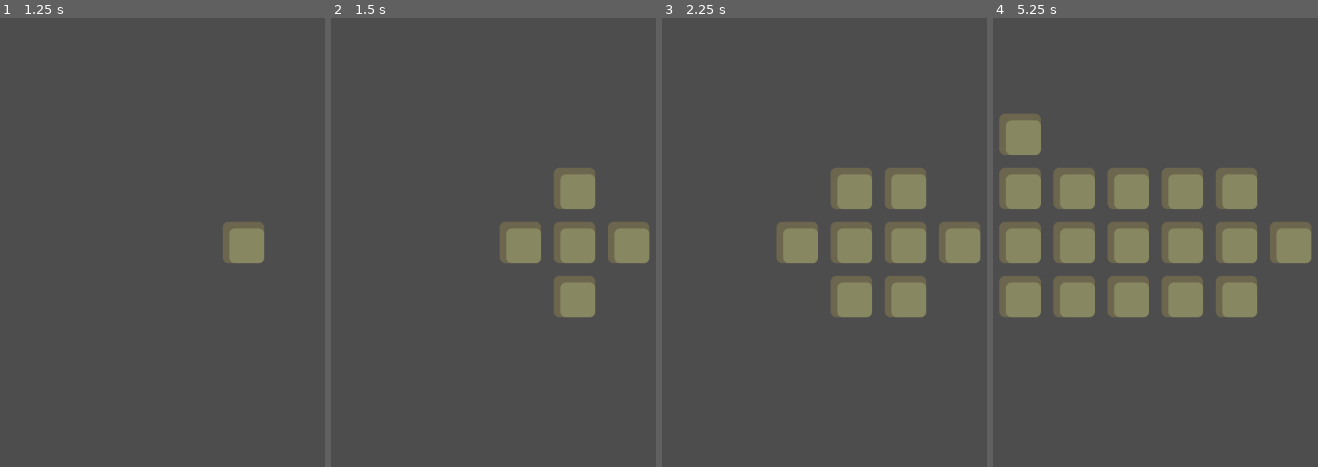
Above: before the commit, frames 1-4 (left to right).
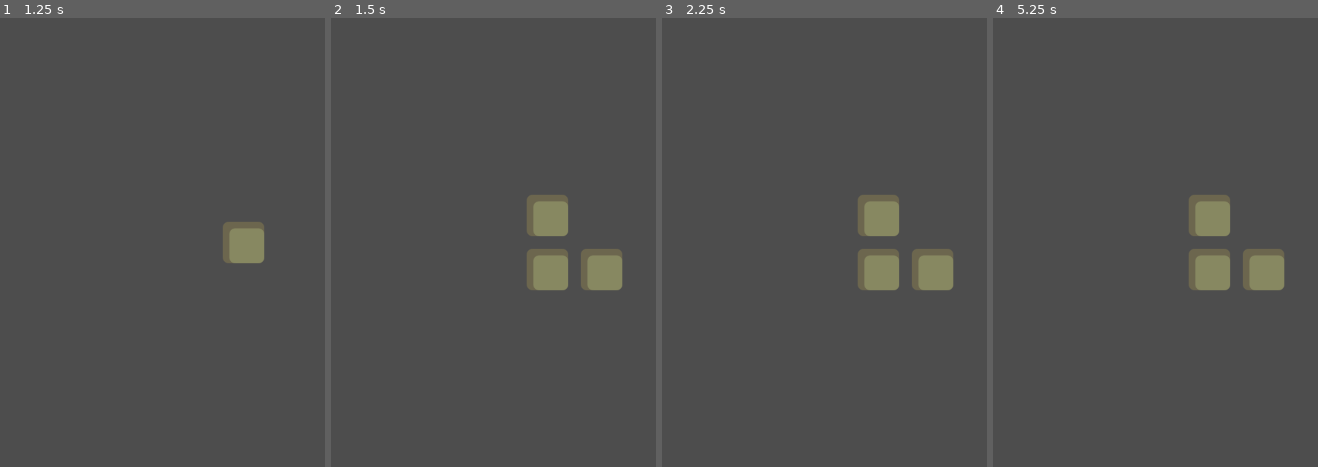
Above: after the commit, the same moments.

Repository: jiexdrop/run-reset
Game: Godot game, scene res://scenes/init.tscn
Same seed, same stepped clock (60 frames per second), same inputs: the game is played once before the commit and once after it.
Inputs (mouse positions are in pixels of both pictures, inside the frame that each line leads up to):
- Up to frame 1 (1.25 s): click "New Game" at 0.5 s
- Up to frame 2 (1.5 s): tap Enter at 1.25 s; move the mouse to (574, 242) at 1.27 s; click (574, 242) at 1.42 s
- Up to frame 3 (2.25 s): tap Space at 2 s; move the mouse to (850, 242) at 2.02 s; click (850, 242) at 2.17 s
- Up to frame 4 (5.25 s): tap Enter at 2.75, 4.25 s; move the mouse to (1129, 242) at 2.77 s; click (1129, 242) at 2.92 s; tap Space at 3.5, 5 s; move the mouse to (1074, 242) at 3.52 s; click (1074, 242) at 3.67 s; move the mouse to (1019, 242) at 4.27 s; click (1019, 242) at 4.42 s; move the mouse to (1019, 188) at 5.02 s; click (1019, 188) at 5.17 s

Frame 1 is identical in both runs. In frame 2, 7.4% of the frame differs, in the area x 52-98%, y 33-67%; in frame 3, 10%; in frame 4, 21%, in the area x 2-98%, y 21-67%.

Commit message:
tiles reveal and centering camera

Diff:
--- a/scenes/game.gd
+++ b/scenes/game.gd
@@ -5,35 +5,142 @@
 @onready var camera_2d: Camera2D = $Camera2D
 
 const TILE_SIZE = 78
+const NUM_ROOMS = 20
 
 
-var camera_pos = Vector2(0,0)
+func _ready() -> void:
+	add_to_group("game")
+	if GameState.tiles.is_empty():
+		generate_tiles()
+	else:
+		restore_tiles()
+	center_camera_on_revealed()
 
-func _ready() -> void:
-	for i in range(9):
-		for j in range(9):
-			var instance = TILE.instantiate()
-			instance.position.x = i * TILE_SIZE
-			instance.position.y = j * TILE_SIZE
-			instance.grid_x = i
-			instance.grid_y = j
-			camera_pos = instance.position
-			var key = "%d,%d" % [i, j]
-			# Restore visibility from save, or default to hidden except centre
-			var saved = GameState.tiles.get(key, {})
-			var is_visible = saved.get("visible", i == 4 and j == 4)
-			instance.visible = is_visible
-			# Write into GameState so future saves include all tiles
-			if not GameState.tiles.has(key):
-				GameState.tiles[key] = { "visible": is_visible }
-			add_child(instance)
-	center_camera()
 
-func center_camera() -> void:
-	camera_pos /= 2;
-	camera_2d.position = camera_pos;
+# ── Fresh generation (New Game) ───────────────────────────────────────────────
+
+func generate_tiles() -> void:
+	var floor_tiles: Dictionary = {}
+	var room_cells: Dictionary = {}
+
+	var too_close_to_room = func(pos: Vector2i) -> bool:
+		for dx in range(-1, 2):
+			for dy in range(-1, 2):
+				if dx == 0 and dy == 0:
+					continue
+				var neighbour = "%d,%d" % [pos.x + dx, pos.y + dy]
+				if room_cells.has(neighbour):
+					return true
+		return false
+
+	var origin = Vector2i(0, 0)
+	floor_tiles["0,0"] = "room"
+	room_cells["0,0"] = true
+	var rooms: Array = [origin]
+
+	var rng = RandomNumberGenerator.new()
+	rng.randomize()
+
+	var dirs = [Vector2i(1, 0), Vector2i(-1, 0), Vector2i(0, 1), Vector2i(0, -1)]
+
+	for _i in range(NUM_ROOMS - 1):
+		var placed = false
+		for _attempt in range(100):
+			var base: Vector2i = rooms[rng.randi_range(0, rooms.size() - 1)]
+			var dir: Vector2i  = dirs[rng.randi_range(0, 3)]
+			var length         = rng.randi_range(1, 3)
+
+			var room_pos = base + dir * (length + 1)
+			var room_key = "%d,%d" % [room_pos.x, room_pos.y]
+
+			if floor_tiles.has(room_key):
+				continue
+			if too_close_to_room.call(room_pos):
+				continue
+
+			var corridor_cells: Array = []
+			var blocked = false
+			for step in range(1, length + 1):
+				var c = base + dir * step
+				var ck = "%d,%d" % [c.x, c.y]
+				if room_cells.has(ck):
+					blocked = true
+					break
+				corridor_cells.append(c)
+			if blocked:
+				continue
+
+			for c in corridor_cells:
+				var ck = "%d,%d" % [c.x, c.y]
+				if not floor_tiles.has(ck):
+					floor_tiles[ck] = "corridor"
+
+			floor_tiles[room_key] = "room"
+			room_cells[room_key]  = true
+			rooms.append(room_pos)
+			placed = true
+			break
+
+		if not placed:
+			print("[gen] could not place room ", _i + 1, " after 100 attempts — skipping")
+
+	for key in floor_tiles:
+		GameState.tiles[key] = { "visible": key == "0,0", "type": floor_tiles[key] }
+
+	_spawn_tiles()
+
+
+# ── Restore from save (Continue) ─────────────────────────────────────────────
+
+func restore_tiles() -> void:
+	_spawn_tiles()
+
+
+# ── Shared tile spawning ──────────────────────────────────────────────────────
+
+func _spawn_tiles() -> void:
+	for key in GameState.tiles:
+		var parts    = key.split(",")
+		var gx       = parts[0].to_int()
+		var gy       = parts[1].to_int()
+		var instance = TILE.instantiate()
+		instance.position.x = gx * TILE_SIZE
+		instance.position.y = gy * TILE_SIZE
+		instance.grid_x     = gx
+		instance.grid_y     = gy
+		instance.visible    = GameState.tiles[key].get("visible", false)
+		add_child(instance)
+
+
+# ── Camera ────────────────────────────────────────────────────────────────────
+
+func center_camera_on_revealed() -> void:
+	var revealed: Array = []
+	for key in GameState.tiles:
+		if GameState.tiles[key].get("visible", false):
+			var parts = key.split(",")
+			revealed.append(Vector2(parts[0].to_int(), parts[1].to_int()))
+
+	if revealed.is_empty():
+		camera_2d.position = Vector2.ZERO
+		return
+
+	# Bounding box in grid coords
+	var min_x = revealed[0].x
+	var max_x = revealed[0].x
+	var min_y = revealed[0].y
+	var max_y = revealed[0].y
+	for v in revealed:
+		min_x = min(min_x, v.x)
+		max_x = max(max_x, v.x)
+		min_y = min(min_y, v.y)
+		max_y = max(max_y, v.y)
+
+	# Convert to world coords and centre
+	var world_min = Vector2(min_x, min_y) * TILE_SIZE
+	var world_max = Vector2(max_x, max_y) * TILE_SIZE
+	camera_2d.position = (world_min + world_max) / 2.0
+
+
+func _process(_delta: float) -> void:
 	pass
-
-# Called every frame. 'delta' is the elapsed time since the previous frame.
-func _process(delta: float) -> void:
-	pass
--- a/scenes/tile.gd
+++ b/scenes/tile.gd
@@ -4,11 +4,14 @@
 @export var grid_y: int = 0
 
 
+# tile.gd — inside reveal()
 func reveal() -> void:
 	visible = true
 	GameState.tiles["%d,%d" % [grid_x, grid_y]]["visible"] = true
 	GameState.mark_dirty()
 	SaveManager.save()
+	# Recenter camera on all revealed tiles
+	get_tree().get_first_node_in_group("game").center_camera_on_revealed()
 
 func _on_input_event(viewport: Node, event: InputEvent, shape_idx: int) -> void:
 	if event is InputEventMouseButton:
